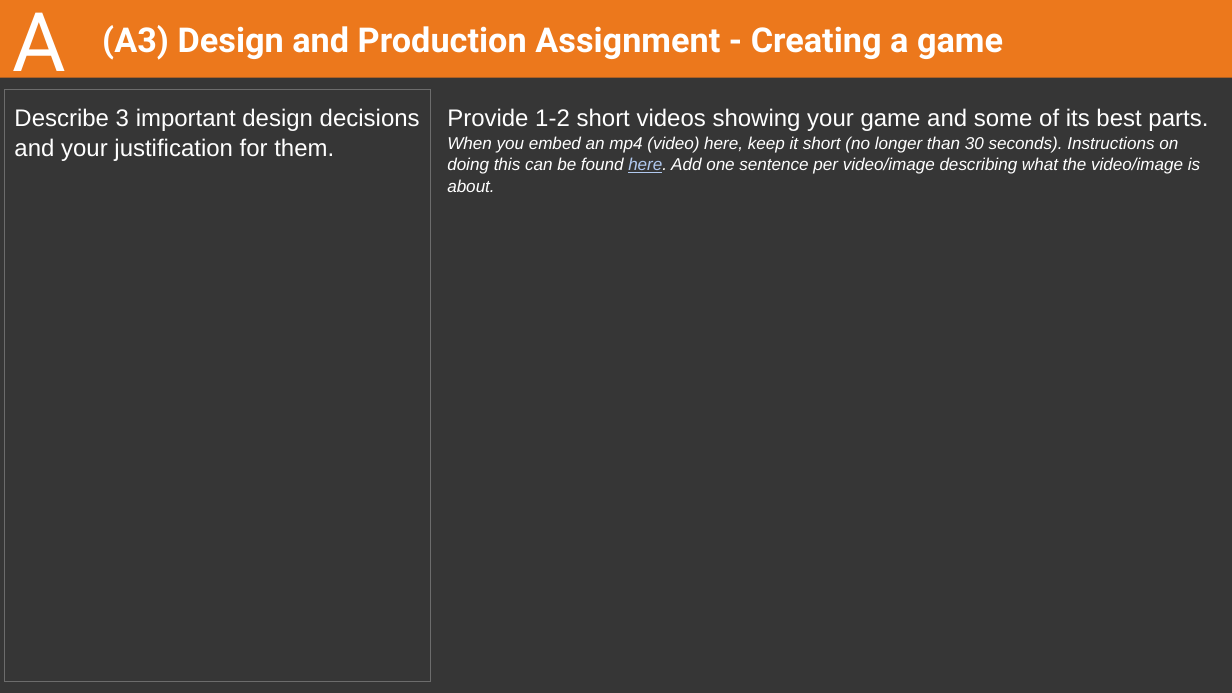
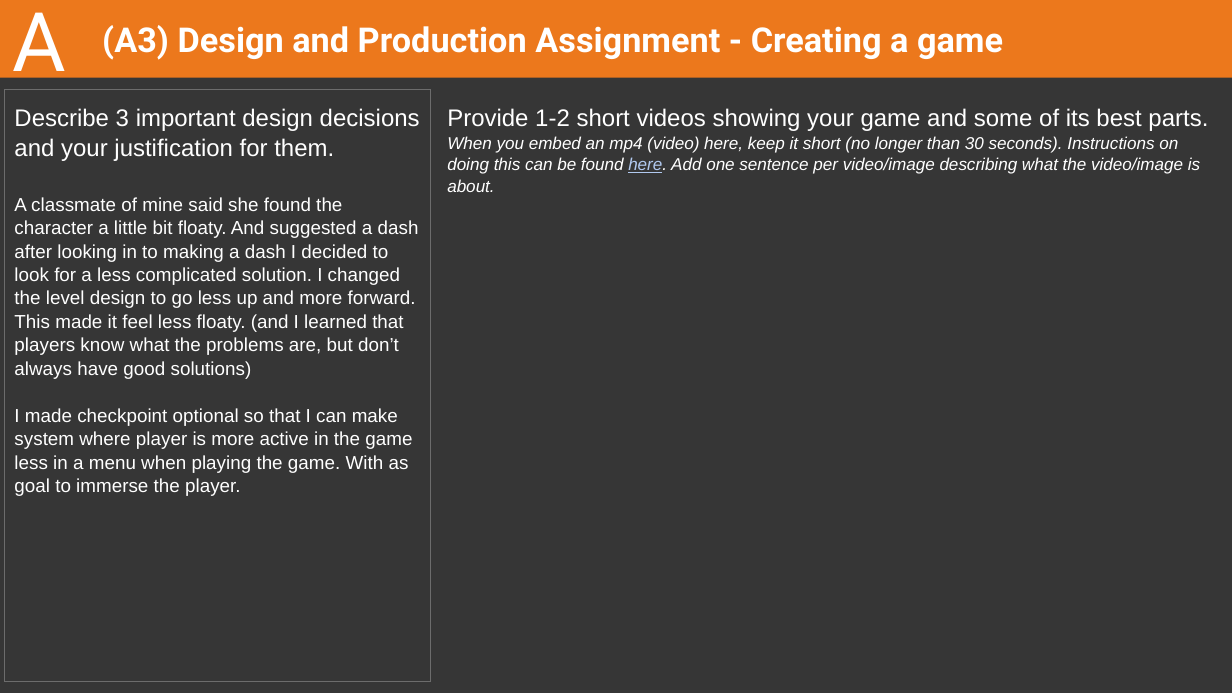
Before and after one commit to EyeOfFantasy/Buas-intake, a slide deck: slide 6 of 2023-24 CMGT Intake - Design and Production.pptx. Drawn at 1232x693 pixels with LibreOffice and Linux fonts; fonts in the diff are those of the drawing. Boxes give left, top, right and bottom in pixels: in the first picture for what was removed or moved away, otherwise in the second. Text is boxed around its words. In the diff, an @@ line names an element or a change of style, - is before the commit and + after.

Commit message:
Powerpoint update

```diff
--- a/2023-24 CMGT Intake - Design and Production.pptx
+++ b/2023-24 CMGT Intake - Design and Production.pptx
@@ subtitle at (x1=14, y1=197, x2=419, y2=496): paragraphs added @@
+A classmate of mine said she found the character a little bit floaty. And suggested a dash after looking in to making a dash I decided to look for a less complicated solution. I changed the level design to go less up and more forward. This made it feel less floaty. (and I learned that players know what the problems are, but don’t always have good solutions)
+I made checkpoint optional so that I can make system where player is more active in the game less in a menu when playing the game. With as goal to immerse the player.
```
Also in this commit, not shown: 3 other slides changed, 5 slides added.
